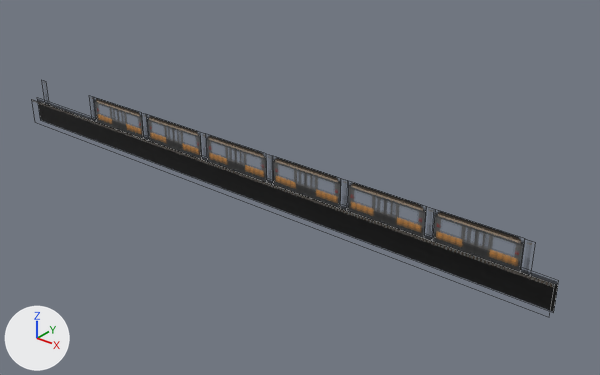
Before and after pictures for a commit that changed the Blender file Assets/Models/Train.blend.
Both versions are drawn from a 50 mm lens placed at (34.5, -36.1, 22.0), pointed at (3.6, 2.5, -2.0). Lighting does not change. The marker at lower left points along +X, +Y and +Z. Mesh edges are drawn as thin lines.
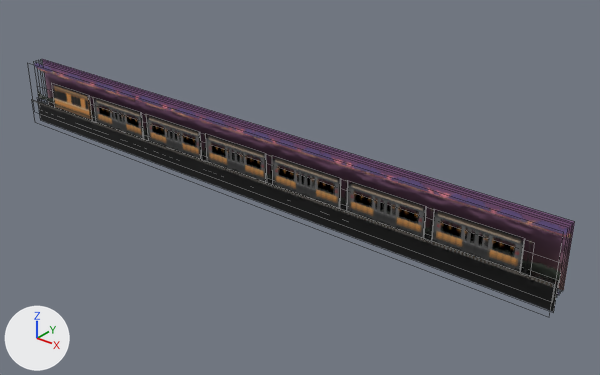
The change, as a list of edits to the scene's bpy script:
```text
Change ob_plane_003:
    ob_plane_003.location: (-20.03, 0.0, 0.1) -> (0.0, 0.13, 0.04)
    remove _m = ob_plane_003.modifiers.new('Array', 'ARRAY')
    remove _m.count = 8
    remove _m.use_constant_offset = True
    remove _m.constant_offset_displace = (20.07, 0.0, 0.0)
    remove _m.use_relative_offset = False
    ob_plane_003.scale: (0.289, 1.01, 0.289) -> (22.1, 2.06, 2.06)
Add ob_plane_012:
    ob_plane_012 = bpy.data.objects.new('Plane.012', me_plane_012)  # 4 vertices, 1 face; spans x -1.0..1.0, y -1.0..0.0, z 0.0; in mat_trainsheet (picture img_train_sheet_png)
    ob_plane_012.location = (0.0, 0.67, 0.04)
    ob_plane_012.rotation_euler = (1.571, 0.0, 0.0)  # degrees (90, 0, 0)
    ob_plane_012.scale = (22.1, 2.06, 2.06)
Add ob_plane_011:
    ob_plane_011 = bpy.data.objects.new('Plane.011', me_plane_011)  # 4 vertices, 1 face; spans x -1.0..1.0, y -1.0..1.0, z 0.0; in mat_trainsheet (picture img_train_sheet_png)
    ob_plane_011.location = (0.0, 1.34, 0.04)
    ob_plane_011.rotation_euler = (1.571, 0.0, 0.0)  # degrees (90, 0, 0)
    ob_plane_011.scale = (22.1, 2.06, 2.06)
Add ob_plane_010:
    ob_plane_010 = bpy.data.objects.new('Plane.010', me_plane_010)  # 4 vertices, 1 face; spans x -1.0..1.0, y -1.0..1.0, z 0.0; in mat_trainsheet (picture img_train_sheet_png)
    ob_plane_010.location = (0.0, 1.16, 0.04)
    ob_plane_010.rotation_euler = (1.571, 0.0, 0.0)  # degrees (90, 0, 0)
    ob_plane_010.scale = (22.1, 2.06, 2.06)
Add ob_plane_009:
    ob_plane_009 = bpy.data.objects.new('Plane.009', me_plane_009)  # 4 vertices, 1 face; spans x -1.0..1.0, y -1.0..1.0, z 0.0; in mat_trainsheet (picture img_train_sheet_png)
    ob_plane_009.location = (0.0, 0.94, 0.04)
    ob_plane_009.rotation_euler = (1.571, 0.0, 0.0)  # degrees (90, 0, 0)
    ob_plane_009.scale = (22.1, 2.06, 2.06)
Add ob_plane_008:
    ob_plane_008 = bpy.data.objects.new('Plane.008', me_plane_008)  # 4 vertices, 1 face; spans x -1.0..1.0, y -1.0..1.0, z 0.0; in mat_trainsheet (picture img_train_sheet_png)
    ob_plane_008.location = (0.0, 0.71, 0.04)
    ob_plane_008.rotation_euler = (1.571, 0.0, 0.0)  # degrees (90, 0, 0)
    ob_plane_008.scale = (22.1, 2.06, 2.06)
Add ob_plane_007:
    ob_plane_007 = bpy.data.objects.new('Plane.007', me_plane_007)  # 4 vertices, 1 face; spans x -1.0..1.0, y -1.0..1.0, z 0.0; in mat_trainsheet (picture img_train_sheet_png)
    ob_plane_007.location = (0.0, 1.51, 0.04)
    ob_plane_007.rotation_euler = (1.571, 0.0, 0.0)  # degrees (90, 0, 0)
    ob_plane_007.scale = (22.1, 2.06, 2.06)
Add ob_plane_006:
    ob_plane_006 = bpy.data.objects.new('Plane.006', me_plane_006)  # 4 vertices, 1 face; spans x -1.0..1.0, y -1.0..1.0, z 0.0; in mat_trainsheet (picture img_train_sheet_png)
    ob_plane_006.location = (-16.77, 0.0, 0.12)
    ob_plane_006.rotation_euler = (1.571, 0.0, 0.0)  # degrees (90, 0, 0)
    ob_plane_006.scale = (2.3, 1.02, 1.0)
Add ob_plane_004:
    ob_plane_004 = bpy.data.objects.new('Plane.004', me_plane_004)  # 28 vertices, 7 faces; spans x 19.1..141.5, y -1.0..1.0, z 0.0; in mat_trainsheet (picture img_train_sheet_png)
    ob_plane_004.location = (-20.03, -0.08, 0.1)
    ob_plane_004.rotation_euler = (1.571, 0.0, 0.0)  # degrees (90, 0, 0)
    ob_plane_004.scale = (0.289, 1.01, 0.289)
```

Pixel boxes [x1, y1, x2, y2] of what changed, in the pictures (600 x 375 px):
'Plane.007', added (purple)
    after: [42, 59, 575, 290]
'Plane.008', added (purple)
    after: [34, 62, 568, 236]
'Plane.006', added (brown)
    after: [53, 85, 92, 119]
'Plane.012', added (black)
    after: [38, 91, 561, 282]
'Plane.009', added
    after: [38, 68, 569, 295]
'Plane.010', added (brown)
    after: [40, 69, 543, 229]
'Plane.003', moved, rescaled, modifiers changed
    before: [44, 82, 532, 275]
    after: [47, 92, 532, 270]
'Plane.004', added
    after: [91, 113, 530, 277]
'Plane.011', added
    after: [49, 71, 571, 238]
